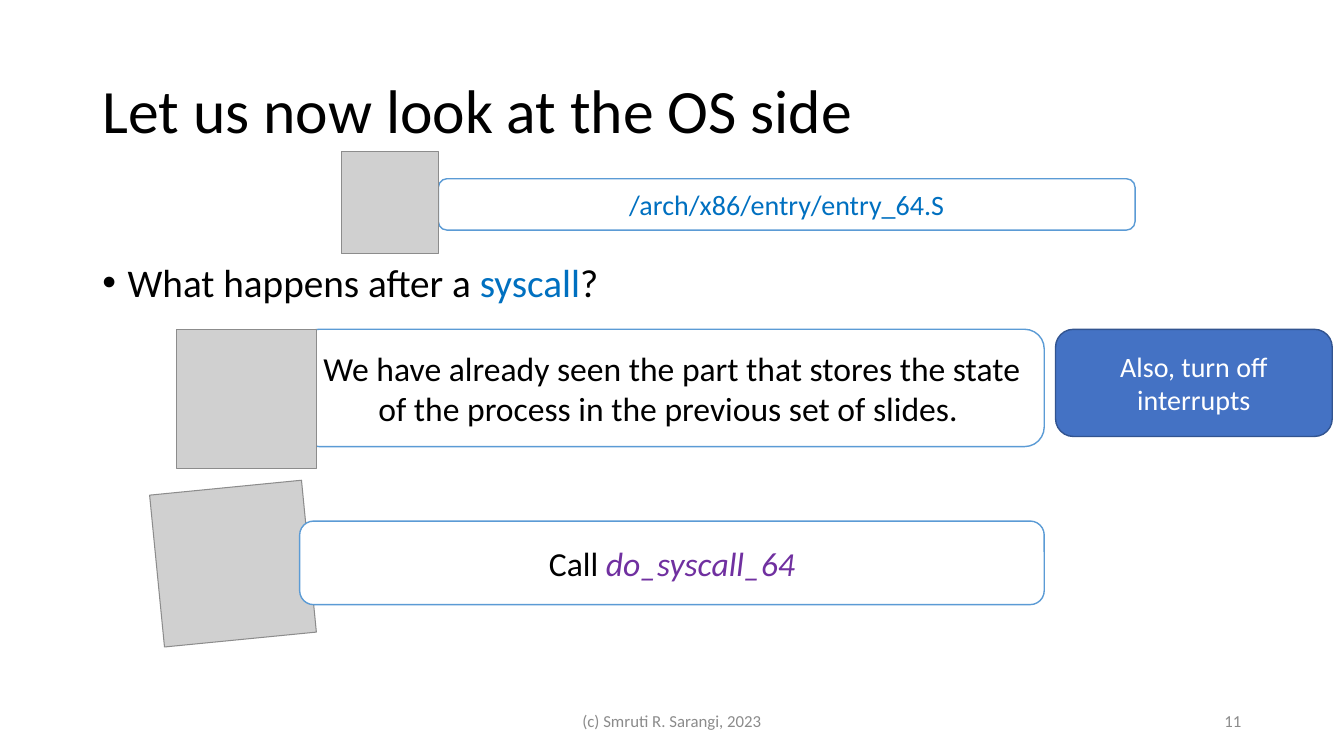
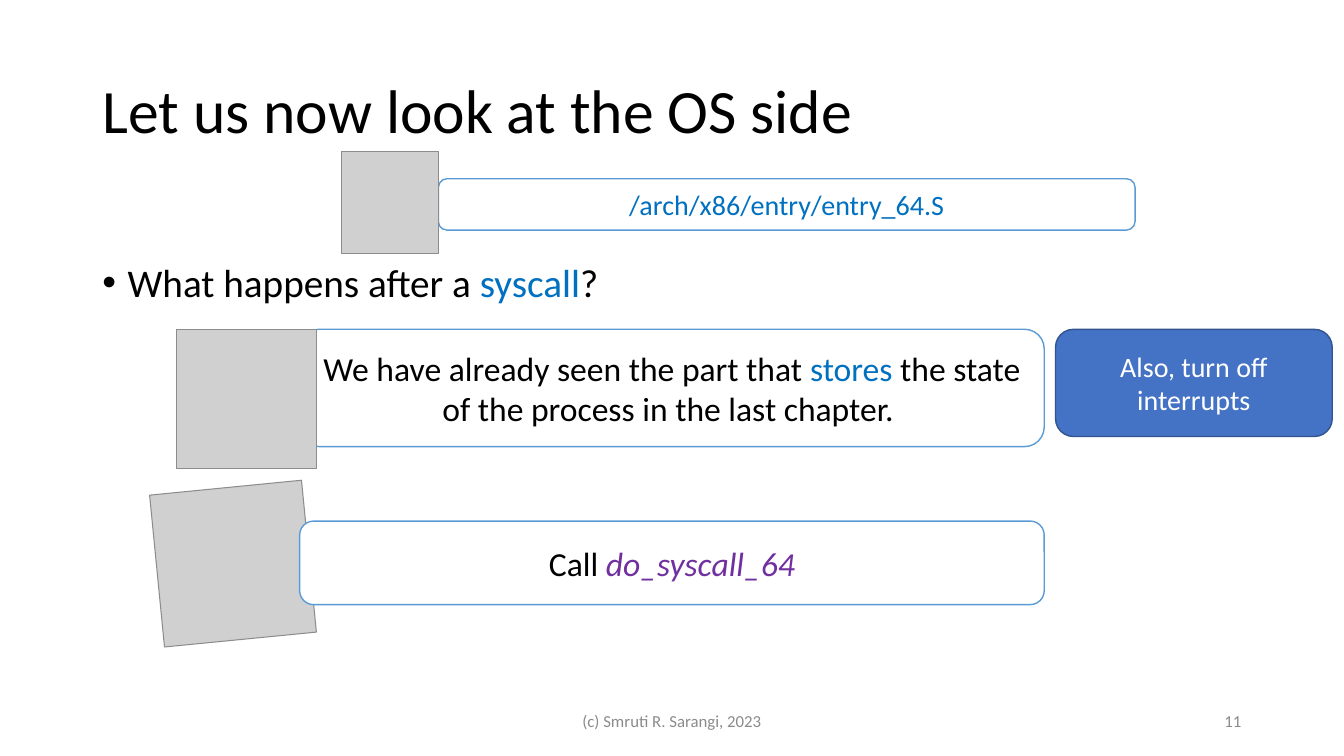
Before and after one commit to srsarangi/srsarangi.github.io, a slide deck: slide 11 of osbook/slides/4.communication.pptx. Drawn at 1344x756 pixels with LibreOffice and Linux fonts; fonts in the diff are those of the drawing; grey boxes stand for pictures. Boxes give left, top, right and bottom in pixels: in the first picture for what was removed or moved away, otherwise in the second. Text is boxed around its words. In the diff, an @@ line names an element or a change of style, - is before the commit and + after.

```diff
--- a/osbook/slides/4.communication.pptx
+++ b/osbook/slides/4.communication.pptx
@@ text in rounded rectangle at [323,357,1020,427]: text changed @@
-We have already seen the part that stores the state of the process in the previous set of slides.
+We have already seen the part that stores the state of the process in the last chapter.
```
Also in this commit, not shown: 13 other slides changed, 2 other files.
